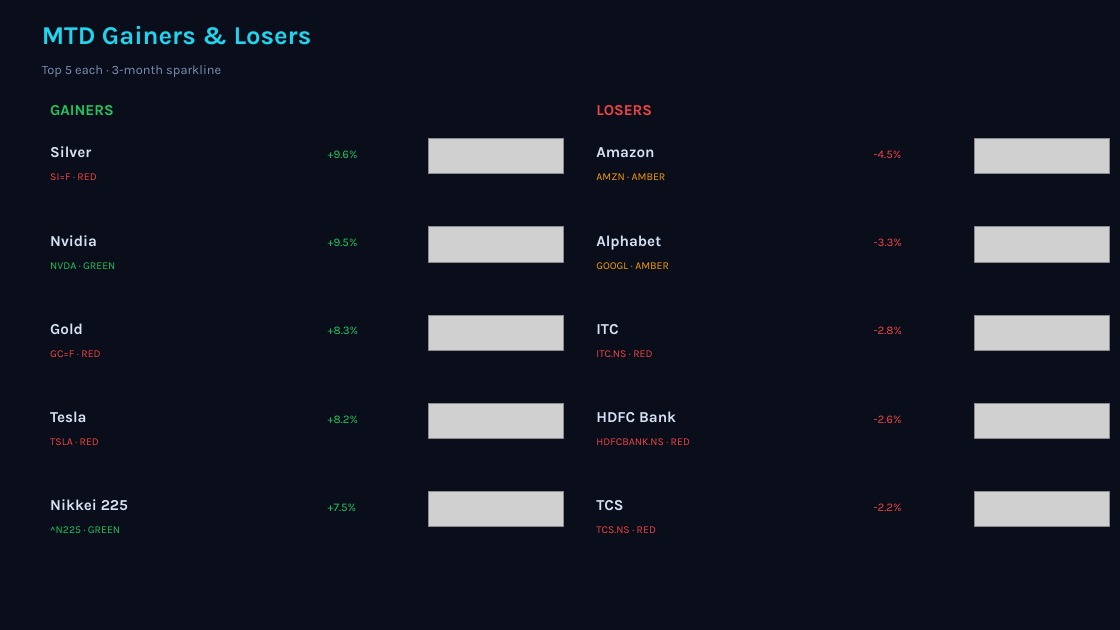
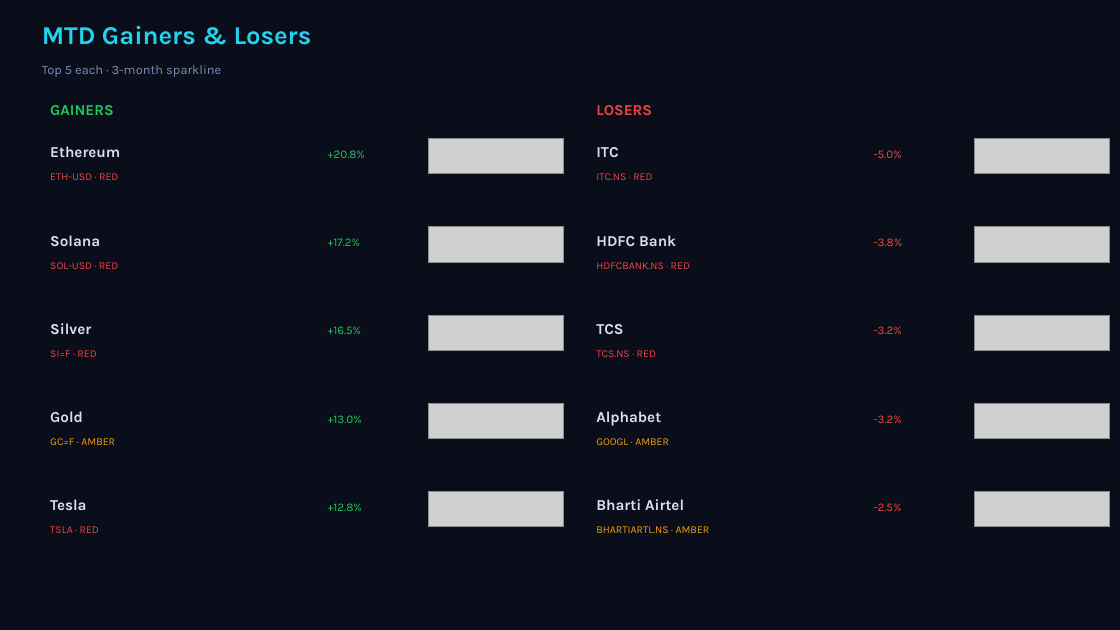
Before and after one commit to Pravkum23/pmr-terminal, a slide deck: slide 2 of docs/pmr_daily.pptx. Drawn at 1120x630 pixels with LibreOffice and Linux fonts; fonts in the diff are those of the drawing; grey boxes stand for pictures. Boxes give left, top, right and bottom in pixels: in the first picture for what was removed or moved away, otherwise in the second. Text is boxed around its words. In the diff, an @@ line names an element or a change of style, - is before the commit and + after.

```diff
--- a/docs/pmr_daily.pptx
+++ b/docs/pmr_daily.pptx
@@ text at box(50, 146, 120, 157): text changed @@
-Silver
+Ethereum
@@ text at box(596, 147, 618, 157): text changed @@
-Amazon
+ITC
@@ text at box(50, 173, 118, 180): text changed @@
-SI=F · RED
+ETH-USD · RED
@@ text at box(328, 150, 365, 158): text changed @@
-+9.6%
++20.8%
@@ text at box(596, 173, 652, 180): text changed; text colour #F59E0B to #EF4444 @@
-AMZN · AMBER
+ITC.NS · RED
@@ text at box(874, 150, 902, 158): text changed @@
--4.5%
+-5.0%
@@ text at box(50, 235, 100, 246): text changed @@
-Nvidia
+Solana
@@ text at box(328, 238, 361, 246): text changed @@
-+9.5%
++17.2%
@@ text at box(596, 235, 676, 246): text changed @@
-Alphabet
+HDFC Bank
@@ text at box(874, 238, 903, 246): text changed @@
--3.3%
+-3.8%
@@ text at box(50, 262, 118, 269): text changed; text colour #22C55E to #EF4444 @@
-NVDA · GREEN
+SOL-USD · RED
@@ text at box(596, 262, 690, 269): text changed; text colour #F59E0B to #EF4444 @@
-GOOGL · AMBER
+HDFCBANK.NS · RED
@@ text added at box(50, 323, 91, 334), 13 pt, text #D7E1F3, bold @@
+Silver
@@ text at box(328, 326, 362, 334): text changed @@
-+8.3%
++16.5%
@@ text at box(596, 324, 623, 334): text changed @@
-ITC
+TCS
@@ text at box(874, 326, 902, 334): text changed @@
--2.8%
+-3.2%
@@ text at box(50, 350, 96, 357): text changed @@
-GC=F · RED
+SI=F · RED
@@ text at box(596, 350, 656, 357): text changed @@
-ITC.NS · RED
+TCS.NS · RED
@@ text at box(328, 415, 362, 423): text changed @@
-+8.2%
++13.0%
@@ text at box(596, 411, 661, 426): text changed @@
-HDFC Bank
+Alphabet
@@ text at box(874, 415, 902, 423): text changed @@
--2.6%
+-3.2%
@@ text added at box(50, 438, 115, 445), 9 pt, text #F59E0B @@
+GC=F · AMBER
@@ text at box(596, 438, 669, 445): text changed; text colour #EF4444 to #F59E0B @@
-HDFCBANK.NS · RED
+GOOGL · AMBER
@@ text removed at box(50, 499, 128, 510) @@
-Nikkei 225
@@ text at box(328, 503, 362, 511): text changed @@
-+7.5%
++12.8%
@@ text at box(596, 499, 684, 510): text changed @@
-TCS
+Bharti Airtel
@@ text at box(874, 503, 902, 511): text changed @@
--2.2%
+-2.5%
@@ 3 texts: place and size @@
-3 texts at box(50, 323, 99, 445)
+3 texts at box(50, 411, 99, 533)
@@ text removed at box(50, 526, 120, 533) @@
-^N225 · GREEN
@@ text at box(596, 526, 710, 533): text changed; text colour #EF4444 to #F59E0B @@
-TCS.NS · RED
+BHARTIARTL.NS · AMBER
```
Also in this commit, not shown: 3 other slides changed, 2 other files.
